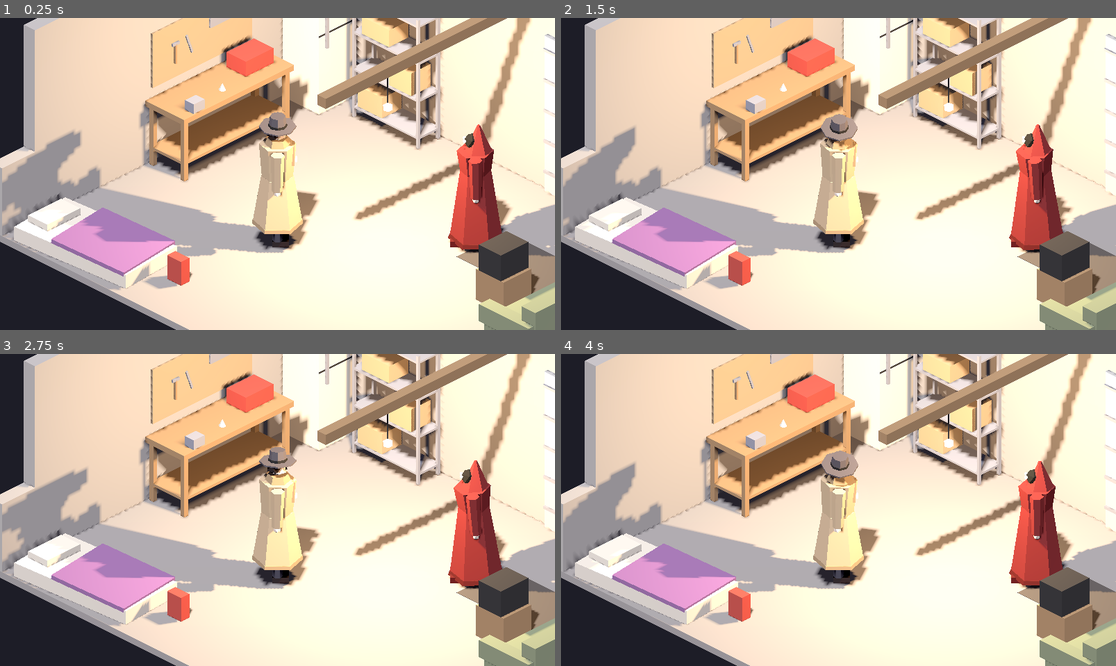
Above: before the commit, frames 1-4 (two rows, left to right).
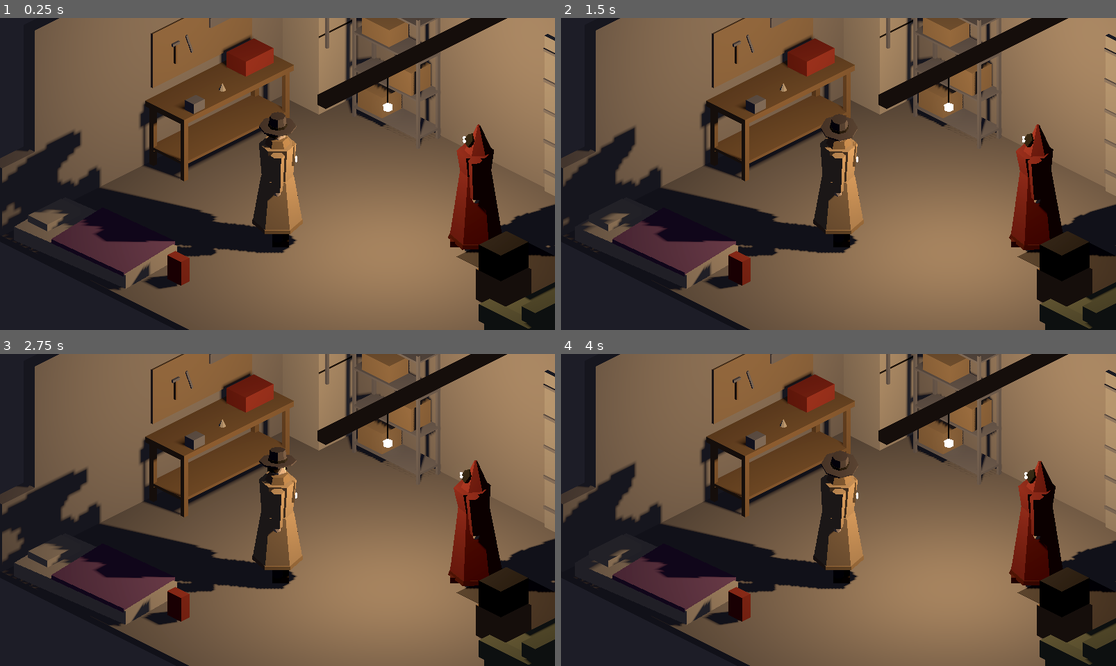
Above: after the commit, the same moments.

Repository: klhall1987/eldritch-tactics
Game: Godot game, scene res://scenes/main.tscn
The game is run twice, just before and just after one commit, with the same random seed, the same clock (stepped at 60 frames per second) and the same inputs.
Inputs (mouse positions are in pixels of both pictures, inside the frame that each line leads up to):
- Up to frame 1 (0.25 s): no input
- Up to frame 2 (1.5 s): tap Enter at 0.5 s; move the mouse to (960, 158) at 0.52 s; hold Shift 0.53-1.25 s; click (960, 158) at 0.67 s; drag from (727, 189) to (810, 236) at 1.27 s
- Up to frame 3 (2.75 s): move the mouse to (333, 441) at 2.02 s; tap Ctrl at 2.1 s; click (333, 441) at 2.17 s
- Up to frame 4 (4 s): drag from (810, 572) to (672, 463) at 2.77 s; move the mouse to (1005, 556) at 3.52 s; tap Alt at 3.6 s; click (1005, 556) at 3.67 s

The runs differ from the first frame. In frame 1, 88% of the frame differs, in the area x 0-100%, y 0-100%; in frame 2, 88%; in frame 3, 88%; in frame 4, 88%.

Commit message:
Add ambient darkness

Diff:
--- a/scenes/main.tscn
+++ b/scenes/main.tscn
@@ -10,8 +10,8 @@
 background_mode = 1
 background_color = Color(0.03, 0.03, 0.04, 1)
 ambient_light_source = 2
-ambient_light_color = Color(0.35, 0.33, 0.4, 1)
-ambient_light_energy = 0.6
+ambient_light_color = Color(0.3, 0.3, 0.38, 1)
+ambient_light_energy = 0.3
 glow_enabled = true
 
 [node name="Main" type="Node3D"]
@@ -35,11 +35,6 @@
 shadow_enabled = true
 omni_range = 7.0
 
-[node name="Sun" type="DirectionalLight3D" parent="."]
-transform = Transform3D(0.866025, -0.409576, 0.286788, 0, 0.573576, 0.819152, -0.5, -0.709406, 0.496732, 0, 6, 0)
-light_energy = 0.8
-shadow_enabled = true
-
 [node name="Camera3D" type="Camera3D" parent="."]
 transform = Transform3D(0.707107, -0.353553, 0.612372, 0, 0.866025, 0.5, -0.707107, -0.353553, 0.612372, 11.0474, 11, 12.8474)
 projection = 1
